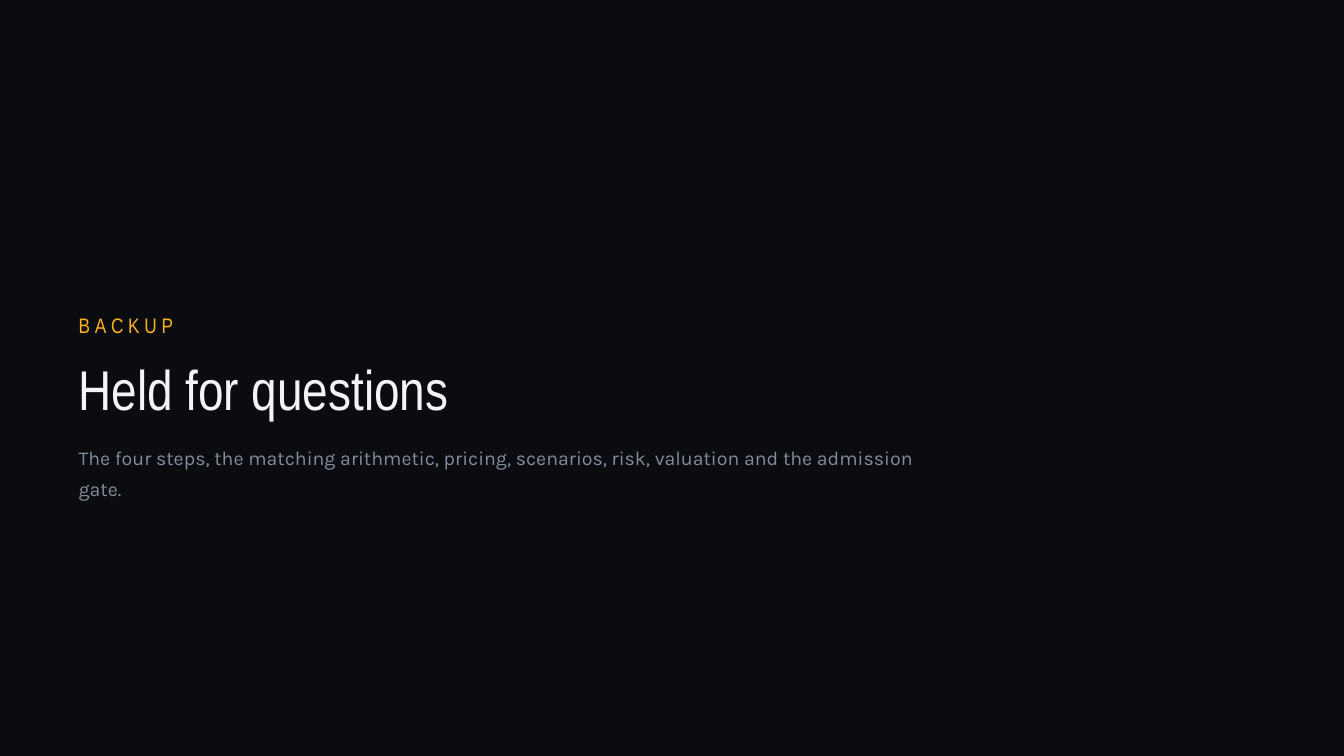
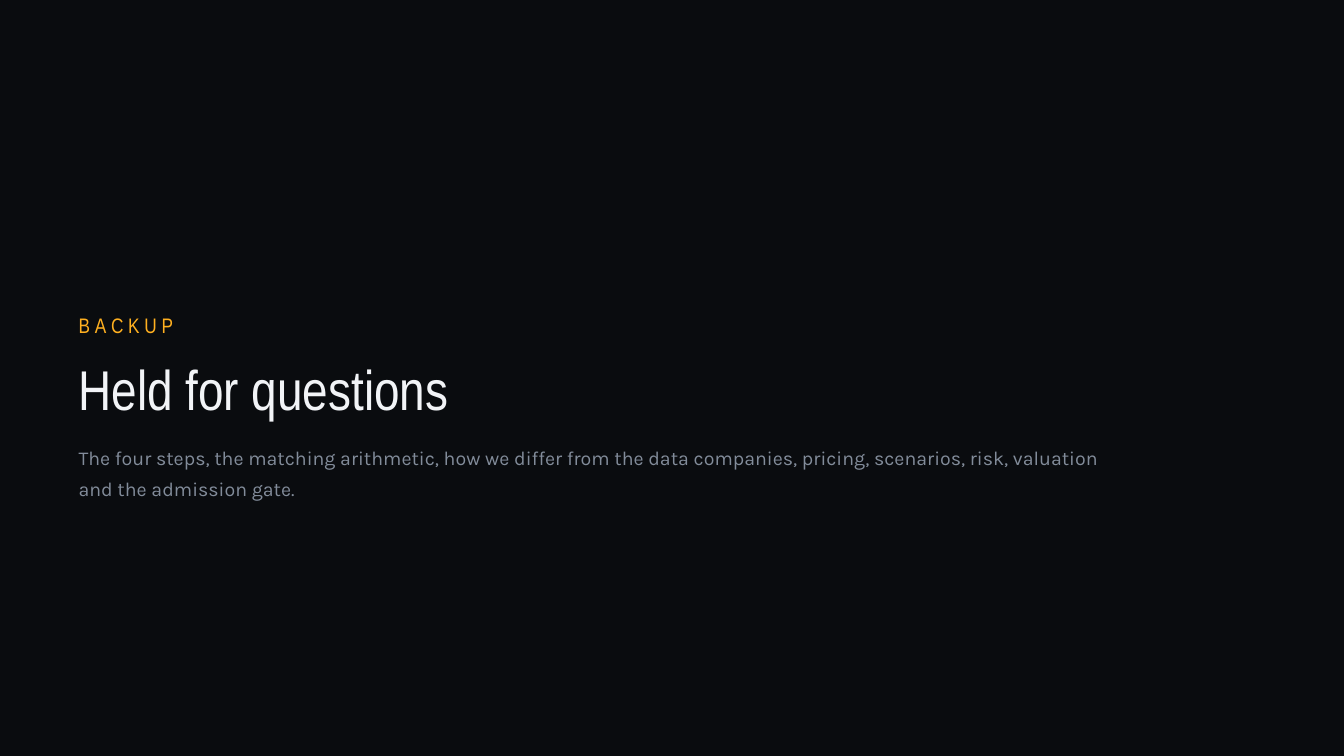
Before and after one commit to jadzoghaib/stride, a slide deck: slide 20 of deck/Stride_Pitch_Deck.pptx. Drawn at 1344x756 pixels with LibreOffice and Linux fonts; fonts in the diff are those of the drawing. Boxes give left, top, right and bottom in pixels: in the first picture for what was removed or moved away, otherwise in the second. Text is boxed around its words. In the diff, an @@ line names an element or a change of style, - is before the commit and + after.

```diff
--- a/deck/Stride_Pitch_Deck.pptx
+++ b/deck/Stride_Pitch_Deck.pptx
@@ text at [79,451,1098,501]: text changed @@
-The four steps, the matching arithmetic, pricing, scenarios, risk, valuation and the admission gate.
+The four steps, the matching arithmetic, how we differ from the data companies, pricing, scenarios, risk, valuation and the admission gate.
```
Also in this commit, not shown: 1 slide added, 3 other files.
